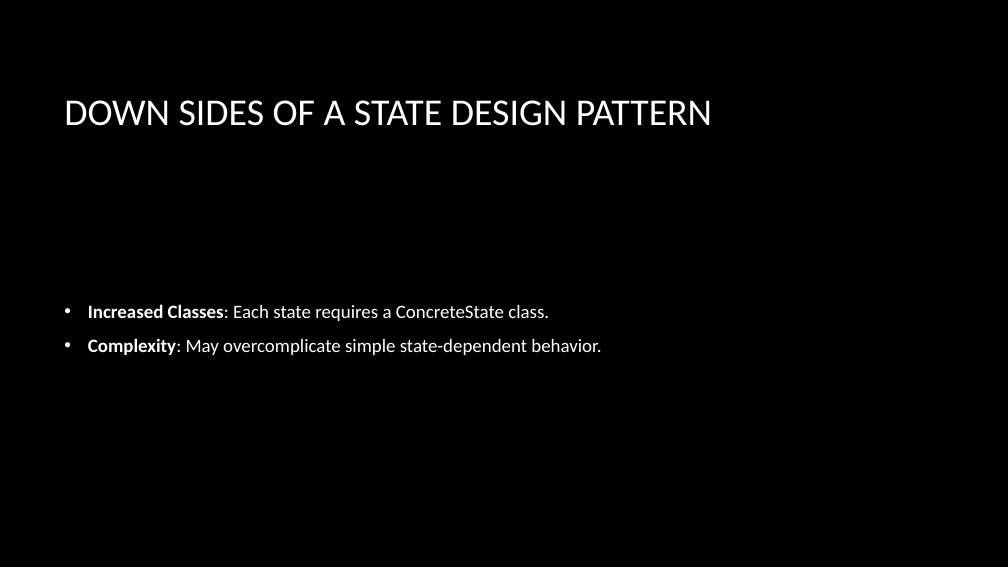
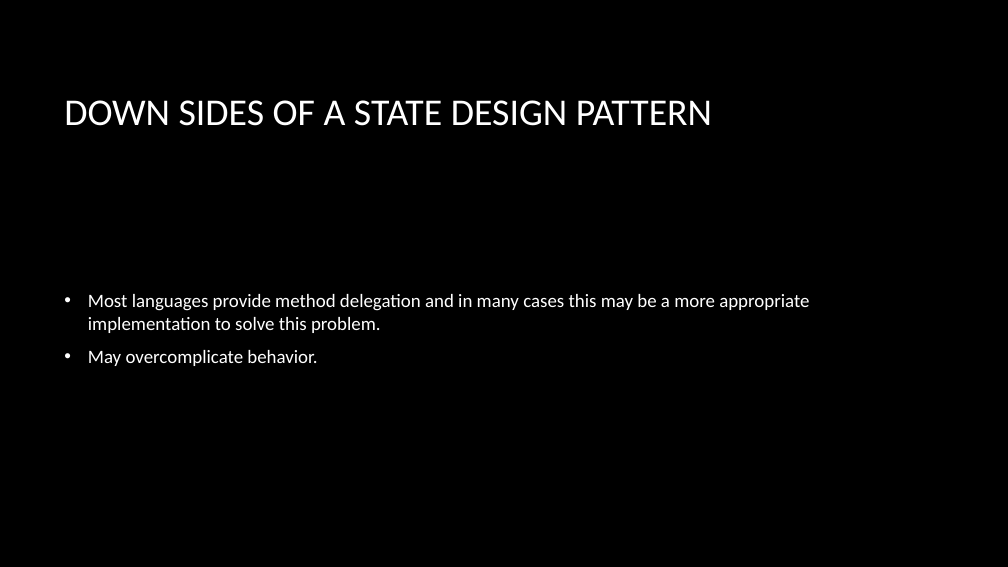
Before and after one commit to dundane/CSC360Demos, a slide deck: slide 100 of CSC360Demo/Design Patterns Slide Show.pptx. Drawn at 1008x567 pixels with LibreOffice and Linux fonts; fonts in the diff are those of the drawing; background and template pictures are left out. Boxes give left, top, right and bottom in pixels: in the first picture for what was removed or moved away, otherwise in the second. Text is boxed around its words. In the diff, an @@ line names an element or a change of style, - is before the commit and + after.

```diff
--- a/CSC360Demo/Design Patterns Slide Show.pptx
+++ b/CSC360Demo/Design Patterns Slide Show.pptx
@@ text at (88, 294, 809, 366): text changed @@
-• Increased Classes: Each state requires a ConcreteState class.
-• Complexity: May overcomplicate simple state-dependent behavior.
+• Most languages provide method delegation and in many cases this may be a more appropriate implementation to solve this problem.
+• May overcomplicate behavior.
```
Also in this commit, not shown: 8 other slides changed, 2 slides added.
